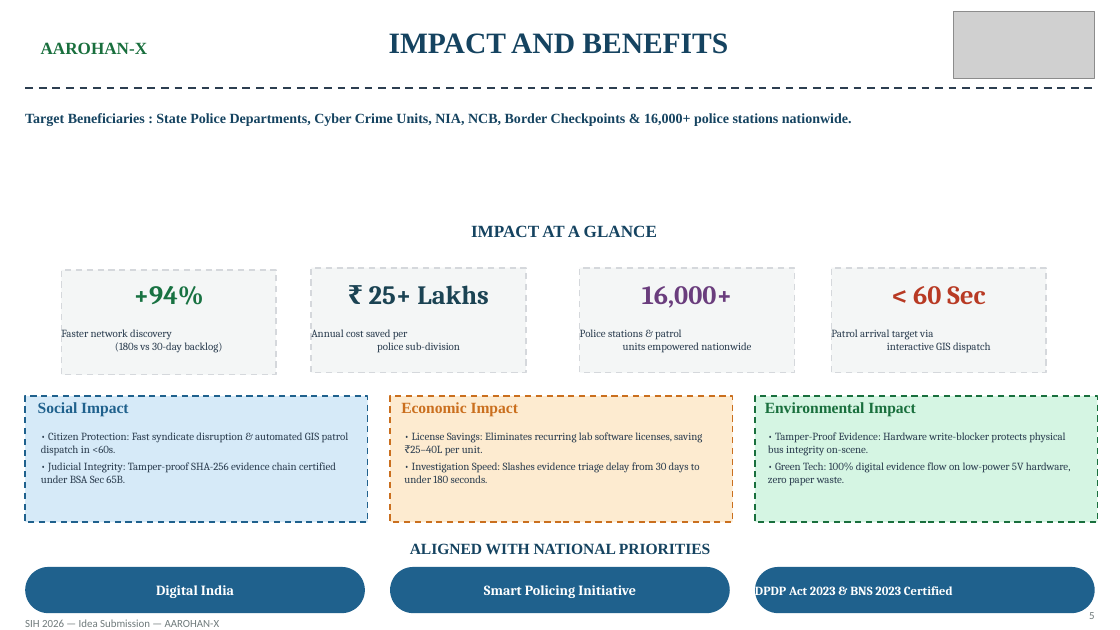
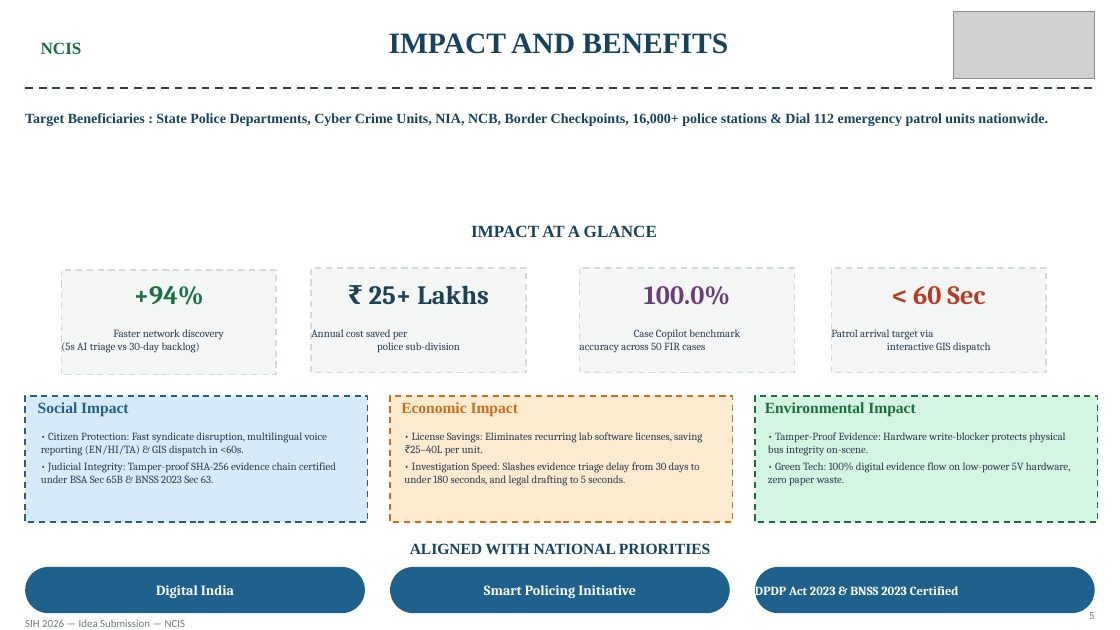
Before and after one commit to muhammedmaahir68-droid/cyber-kit, a slide deck: slide 5 of presentation/SIH_Ideate_Template_AAROHAN-X.pptx. Drawn at 1120x630 pixels with LibreOffice and Linux fonts; fonts in the diff are those of the drawing; grey boxes stand for pictures. Boxes give left, top, right and bottom in pixels: in the first picture for what was removed or moved away, otherwise in the second. Text is boxed around its words. In the diff, an @@ line names an element or a change of style, - is before the commit and + after.

Commit message:
docs: Update 6-slide PPTX, Master Presentation Script, and Operations Manual with Case Copilot and SIH26150

```diff
--- a/presentation/SIH_Ideate_Template_AAROHAN-X.pptx
+++ b/presentation/SIH_Ideate_Template_AAROHAN-X.pptx
@@ text at box(41, 42, 82, 54): text changed @@
-AAROHAN-X
+NCIS
@@ text at box(25, 113, 1048, 126): text changed @@
-Target Beneficiaries : State Police Departments, Cyber Crime Units, NIA, NCB, Border Checkpoints & 16,000+ police stations nationwide.
+Target Beneficiaries : State Police Departments, Cyber Crime Units, NIA, NCB, Border Checkpoints, 16,000+ police stations & Dial 112 emergency patrol units nationwide.
@@ text at box(644, 286, 730, 305): text changed @@
-16,000+
+100.0%
@@ text at box(61, 329, 224, 353): text changed @@
-Faster network discovery
-(180s vs 30-day backlog)
+Faster network discovery
+(5s AI triage vs 30-day backlog)
@@ text at box(580, 329, 740, 353): text changed @@
-Police stations & patrol
-units empowered nationwide
+Case Copilot benchmark
+accuracy across 50 FIR cases
@@ text at box(41, 432, 336, 483): text changed @@
-• Citizen Protection: Fast syndicate disruption & automated GIS patrol dispatch in <60s.
-• Judicial Integrity: Tamper-proof SHA-256 evidence chain certified under BSA Sec 65B.
+• Citizen Protection: Fast syndicate disruption, multilingual voice reporting (EN/HI/TA) & GIS dispatch in <60s.
+• Judicial Integrity: Tamper-proof SHA-256 evidence chain certified under BSA Sec 65B & BNSS 2023 Sec 63.
@@ text at box(404, 462, 700, 486): text changed @@
-• Investigation Speed: Slashes evidence triage delay from 30 days to under 180 seconds.
+• Investigation Speed: Slashes evidence triage delay from 30 days to under 180 seconds, and legal drafting to 5 seconds.
@@ text at box(755, 583, 959, 598): text changed @@
-DPDP Act 2023 & BNS 2023 Certified
+DPDP Act 2023 & BNSS 2023 Certified
@@ text at box(25, 619, 186, 627): text changed @@
-SIH 2026 — Idea Submission — AAROHAN-X
+SIH 2026 — Idea Submission — NCIS
```
Also in this commit, not shown: 5 other slides changed, 5 other files.
